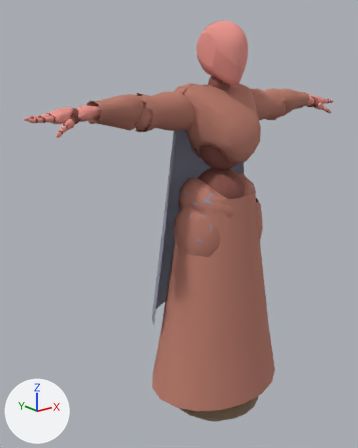
Renders of the Blender file blender/firenze_characters.blend from each side of a commit.
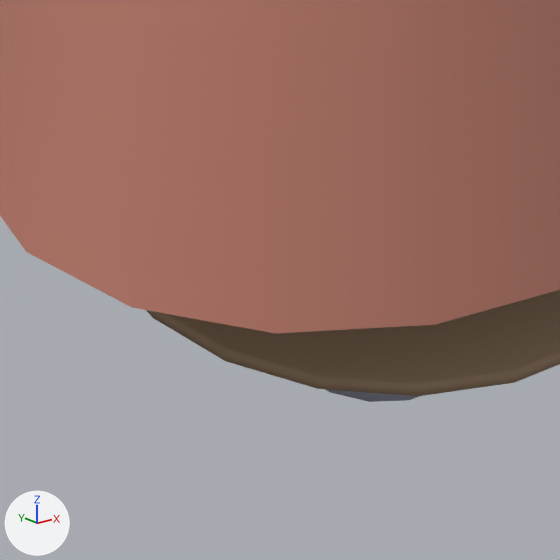
Each version is shown whole from a 50 mm lens placed at (-1.593, -1.687, 1.609), pointed at (-0.121, 0.152, 0.873), then close up on the part from 44% to 67% of the width and 81% to 99% of the height. The axes (+X, +Y, +Z) are drawn at lower left. The lights are the same throughout. The older version's two pictures come first.

In view in the first close-up: 'g_skirt', 'h_brim', 'h_hood'.
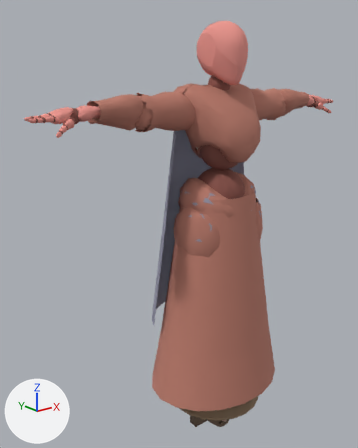
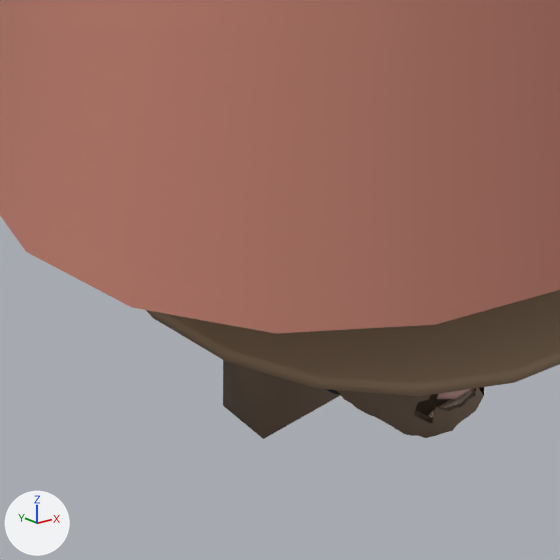
Changed parts and their boxes [x1, y1, x2, y2] in the close-ups (560 x 560 px):
'hair_long', added (brown)
    after: [223, 360, 340, 439]
'beard_full', added (brown)
    after: [336, 387, 484, 438]
'beard_short', added
    after: [414, 388, 476, 424]
'h_hood', reshaped (mostly hidden afterwards)
    before: [325, 389, 420, 402]
    after: [325, 389, 341, 395]
'f_face2', added (mostly hidden)
    after: [428, 390, 472, 417]
'f_lips', added
    after: [437, 389, 472, 399]
part 1 of me_h_hood, deleted
    before: [326, 389, 420, 402]

What changed in the scene script:
```text
Add mat_lips:
    mat_lips = principled_material('lips')
    mat_lips.base_color = (0.62, 0.36, 0.33)  # pink #cea29b
    mat_lips.roughness = 0.55
Add mat_skin:
    mat_skin = principled_material('skin')
    mat_skin.base_color = (0.78, 0.6, 0.48)  # beige #e5cbb8
    mat_skin.roughness = 0.6
Add mat_hair:
    mat_hair = principled_material('hair')
    mat_hair.base_color = (0.18, 0.12, 0.08)  # brown #766150
    mat_hair.roughness = 0.75
Change me_h_hood:
    used by ob_h_hood; location = (0.0, 0.0, 0.0)
    remove me_h_hood.from_pydata(...)  # 146 vertices, 160 faces; spans x -0.135..0.135, y -0.136..0.156, z -0.232..0.052
    add me_h_hood.from_pydata(...)  # 130 vertices, 134 faces; spans x -0.135..0.135, y -0.129..0.156, z -0.232..0.052
    me_h_hood part 1
    16 vertices are removed from x -0.095..0.095, y -0.136..-0.073, z -0.205..-0.09
    26 faces are deleted
Add me_f_lips:
    me_f_lips.from_pydata(...)  # 14 vertices, 24 faces; spans x -0.0234..0.0234, y -0.1055..-0.0929, z -0.1923..-0.1826
    me_f_lips.polygons.foreach_set('use_smooth', [True] * 24)
    me_f_lips.materials.append(mat_lips)  # pink #cea29b
Add me_f_face2:
    me_f_face2.from_pydata(...)  # 74 vertices, 124 faces; spans x -0.098..0.098, y -0.125..0.041, z -0.225..-0.08
    me_f_face2.polygons.foreach_set('use_smooth', [True] * 124)
    me_f_face2.materials.append(mat_skin)  # beige #e5cbb8
Add me_beard_short:
    me_beard_short.from_pydata(...)  # 599 vertices, 534 faces; spans x -0.083..0.083, y -0.099..0.006, z -0.241..-0.163
    me_beard_short.polygons.foreach_set('use_smooth', [True] * 534)
    me_beard_short.materials.append(mat_hair)  # brown #766150
Add me_beard_full:
    me_beard_full.from_pydata(...)  # 1291 vertices, 1188 faces; spans x -0.098..0.098, y -0.102..0.028, z -0.248..-0.127
    me_beard_full.polygons.foreach_set('use_smooth', [True] * 1188)
    me_beard_full.materials.append(mat_hair)  # brown #766150
Add me_hair_long:
    me_hair_long.from_pydata(...)  # 2732 vertices, 2712 faces; spans x -0.103..0.103, y -0.108..0.151, z -0.325..0.046
    me_hair_long.polygons.foreach_set('use_smooth', [True] * 2712)
    me_hair_long.materials.append(mat_hair)  # brown #766150
Add ob_f_lips:
    ob_f_lips = bpy.data.objects.new('f_lips', me_f_lips)
    ob_f_lips.location = (0.0, 0.0, 0.0)
Add ob_f_face2:
    ob_f_face2 = bpy.data.objects.new('f_face2', me_f_face2)
    ob_f_face2.location = (0.0, 0.0, 0.0)
Add ob_beard_short:
    ob_beard_short = bpy.data.objects.new('beard_short', me_beard_short)
    ob_beard_short.location = (0.0, 0.0, 0.0)
Add ob_beard_full:
    ob_beard_full = bpy.data.objects.new('beard_full', me_beard_full)
    ob_beard_full.location = (0.0, 0.0, 0.0)
Add ob_hair_long:
    ob_hair_long = bpy.data.objects.new('hair_long', me_hair_long)
    ob_hair_long.location = (0.0, 0.0, 0.0)
```
